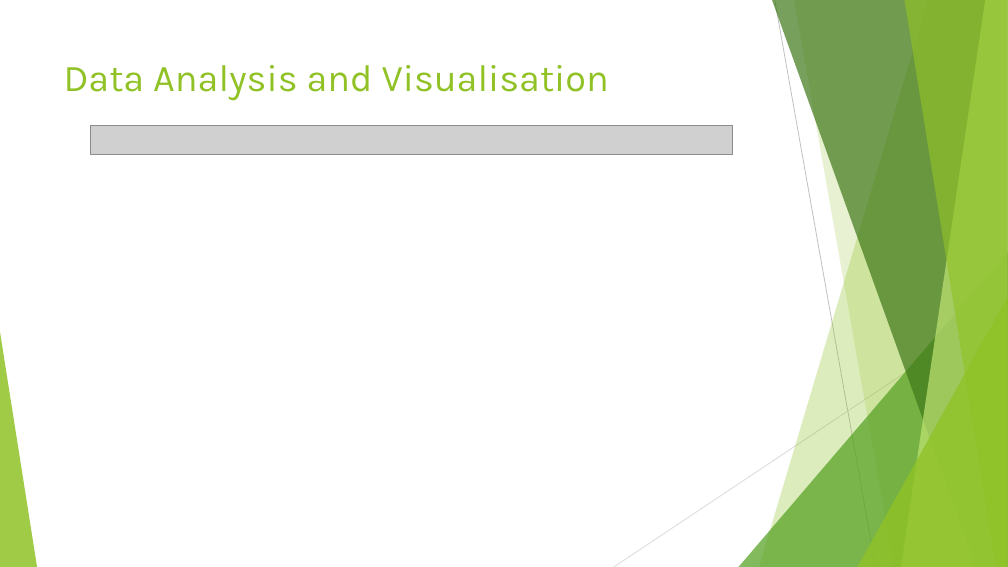
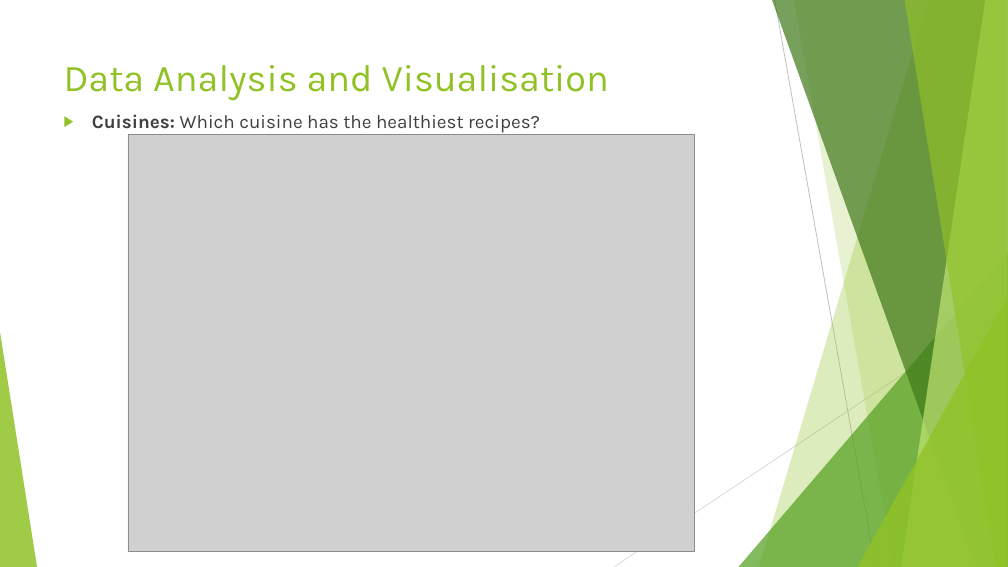
Before and after one commit to alyssahondrade/Project1, a slide deck: slide 14 of Slide Deck.pptx (slide 9 before the commit). Drawn at 1008x567 pixels with LibreOffice and Linux fonts; fonts in the diff are those of the drawing; grey boxes stand for pictures. Boxes give left, top, right and bottom in pixels: in the first picture for what was removed or moved away, otherwise in the second. Text is boxed around its words. In the diff, an @@ line names an element or a change of style, - is before the commit and + after.

```diff
--- a/Slide Deck.pptx
+++ b/Slide Deck.pptx
@@ text added at bbox=[92, 114, 540, 133], 18 pt, text #404040 @@
+▶ Cuisines: Which cuisine has the healthiest recipes?
@@ picture removed at bbox=[90, 126, 733, 155] @@
@@ picture added at bbox=[128, 135, 695, 551] @@
```
Also in this commit, not shown: 5 other slides changed, 7 slides added, 1 slide removed, 5 other files.
